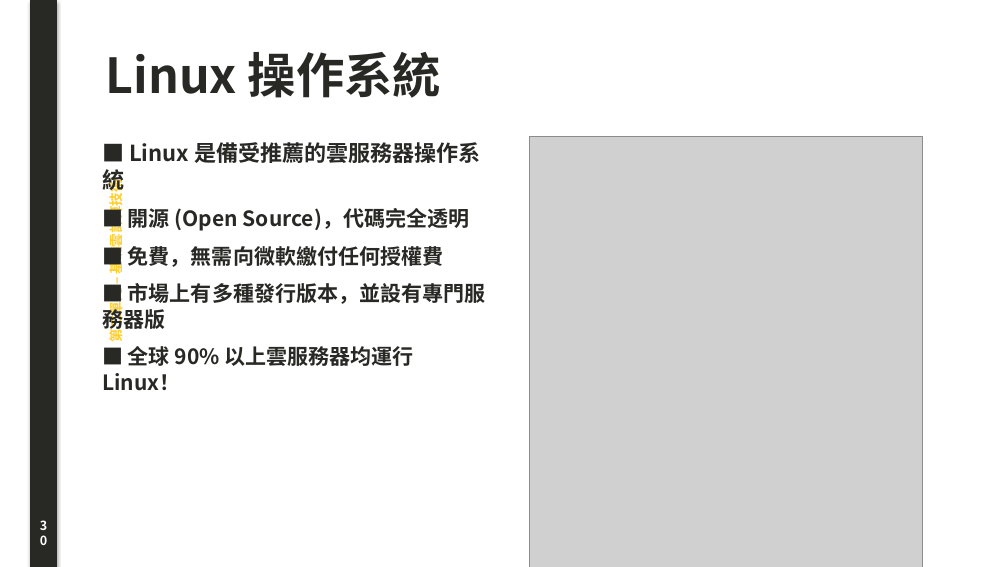
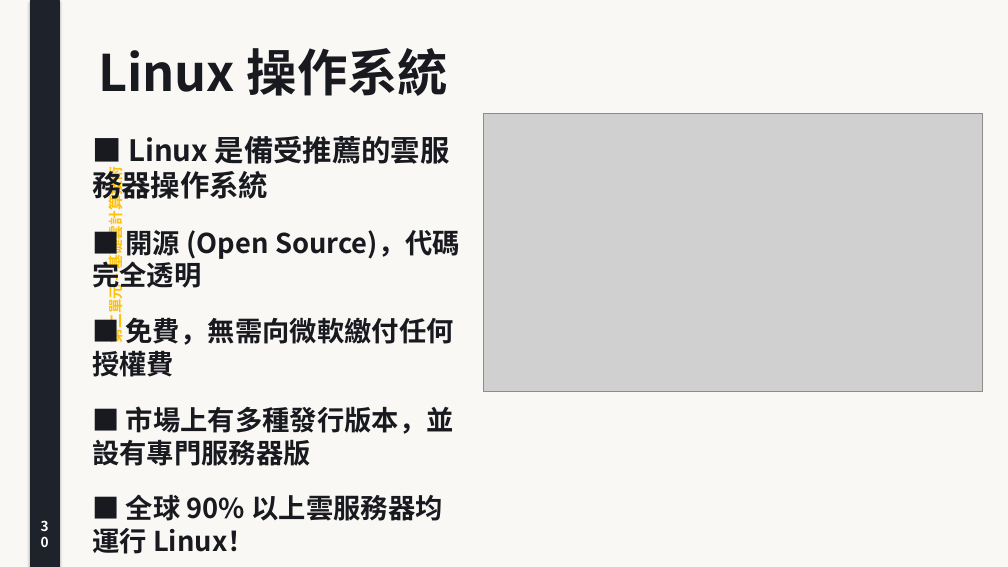
Before and after one commit to joe-ging/seed-cloud-curriculum, a slide deck: slide 30 of downloads/Deck01_Cloud_Foundations_Lecture_Note.pptx. Drawn at 1008x567 pixels with LibreOffice and Linux fonts; fonts in the diff are those of the drawing; grey boxes stand for pictures. Boxes give left, top, right and bottom in pixels: in the first picture for what was removed or moved away, otherwise in the second. Text is boxed around its words. In the diff, an @@ line names an element or a change of style, - is before the commit and + after.

```diff
--- a/downloads/Deck01_Cloud_Foundations_Lecture_Note.pptx
+++ b/downloads/Deck01_Cloud_Foundations_Lecture_Note.pptx
@@ rectangle added at (x1=0, y1=0, x2=1008, y2=567), fill #FAF8F5 @@
@@ rectangle at (x1=30, y1=0, x2=59, y2=567): fill #282825 to #1E222A; outline #282825 0.75 pt to #1E222A 0.75 pt @@
@@ text "第二單元 – 基礎雲計算技術" at (x1=104, y1=177, x2=125, y2=342): size 13 to 14 pt, text colour #FFCE2B to #FFC107 @@
@@ text "Linux 操作系統" moved from (x1=106, y1=52, x2=441, y2=98) to (x1=98, y1=48, x2=449, y2=96) @@
@@ text "Linux 操作系統" at (x1=98, y1=48, x2=449, y2=96): size 46 to 48 pt, text colour #282825 to #181A20 @@
@@ picture added at (x1=484, y1=113, x2=983, y2=392) @@
@@ text "■ Linux 是備受推薦的雲服務器操作系統" moved from (x1=102, y1=142, x2=486, y2=391) to (x1=92, y1=136, x2=460, y2=554) @@
@@ text "■ Linux 是備受推薦的雲服務器操作系統" at (x1=92, y1=136, x2=460, y2=554): size 21 to 28 pt in "■ Linux 是備受推薦的雲服務器操作系統"; text colour #282825 to #181A20; size 20 to 26 pt in "■ 開源 (Open Source)，代碼完全透明", "■ 免費，無需向微軟繳付任何授權費", "■ 市場上有多種發行版本，並設有專門服務器版", "■ 全球 90% 以上雲服務器均運行 Linux！"; more space between paragraphs @@
@@ picture removed at (x1=529, y1=136, x2=923, y2=567) @@
@@ text "30" at (x1=30, y1=514, x2=59, y2=544): size 12 to 13 pt @@
```
Also in this commit, not shown: 39 other slides changed, 43 other files.
